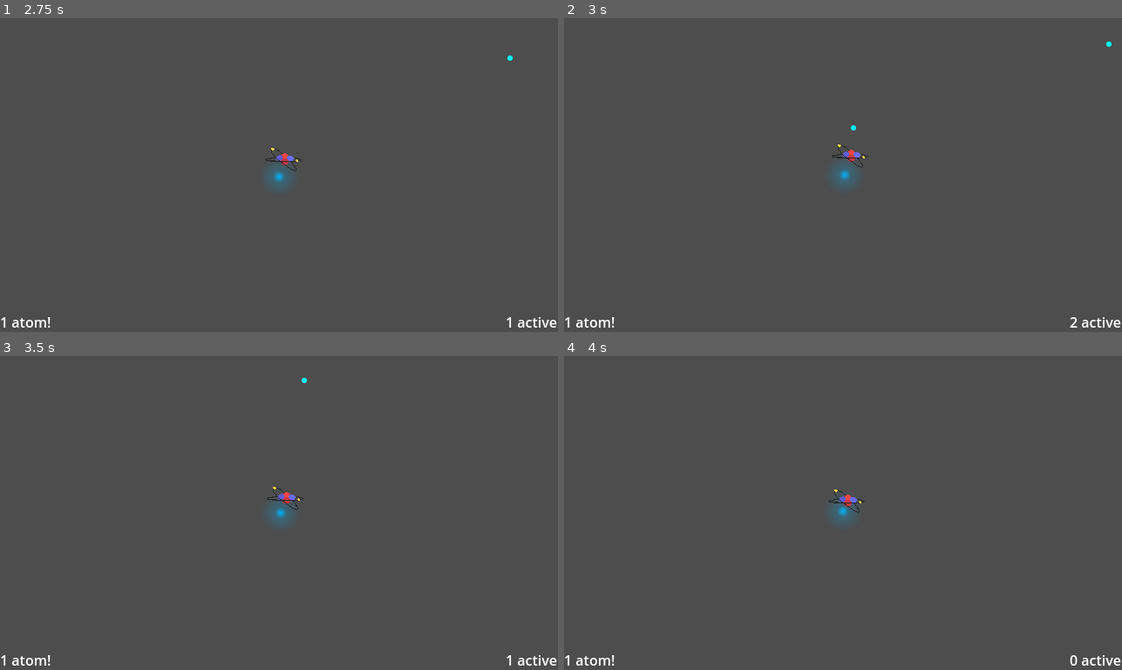
Above: before the commit, frames 1-4 (two rows, left to right).
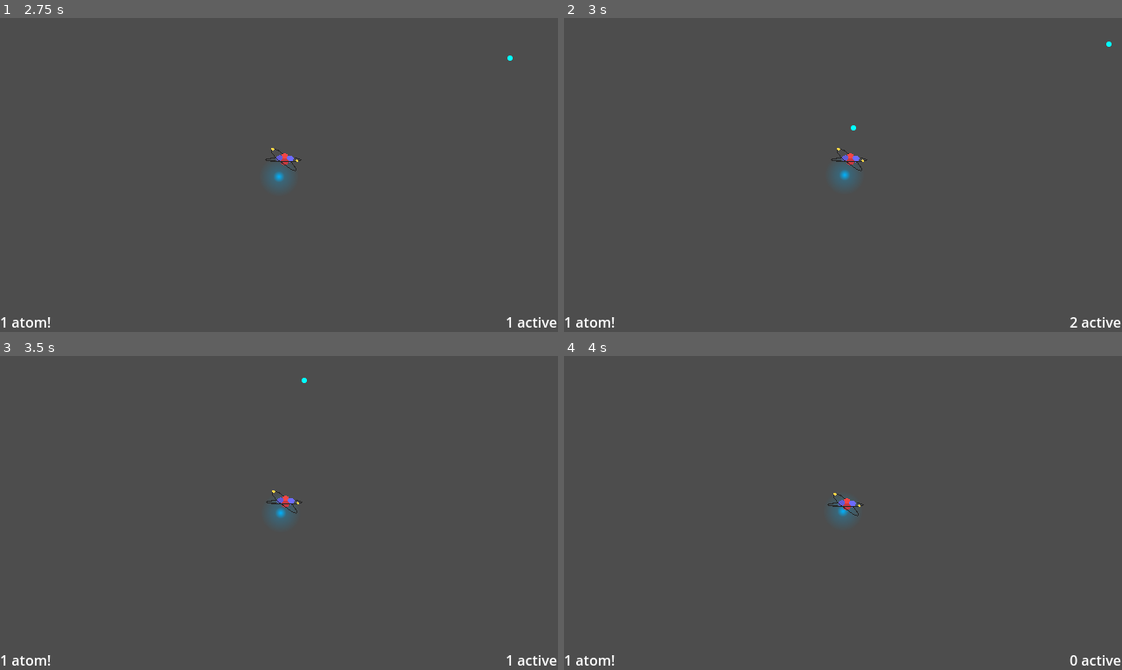
Above: after the commit, the same moments.

Repository: Isaac-SOL/ScaleShmup
Game: Godot game, scene res://scenes/menus/menu.tscn
Same seed, same stepped clock (60 frames per second), same inputs: the game is played once before the commit and once after it.
Inputs (mouse positions are in pixels of both pictures, inside the frame that each line leads up to):
- Up to frame 1 (2.75 s): click "Play" at 0.5 s; tap Enter at 1.25 s; move the mouse to (401, 159) at 1.27 s; press the mouse at (401, 159) at 1.28 s; hold D (right) 1.28-2.03 s; move the mouse to (167, 190) at 2.02 s; release the mouse at (167, 190) at 2.03 s; hold S (down) from 2.03 s (still down); click (167, 190) at 2.1 s
- Up to frame 2 (3 s): move the mouse to (898, 105) at 2.77 s; release S (down) at 2.78 s; press the mouse at (898, 105) at 2.78 s; hold D (right) from 2.78 s (still down)
- Up to frame 3 (3.5 s): keep holding D (right)
- Up to frame 4 (4 s): move the mouse to (815, 575) at 3.52 s; release D (right) at 3.53 s; release the mouse at (815, 575) at 3.53 s; hold W (up) from 3.53 s (still down); click (815, 575) at 3.6 s

Frame 1 is identical in both runs. In frame 2, 0.2% of the frame differs, in the area x 47-55%, y 40-49%; in frame 3, 0.2%; in frame 4, 0.2%.

Commit message:
Adding some animals

Diff:
--- /dev/null
+++ b/objects/animals/human_1.tscn
@@ -0,0 +1,29 @@
+[gd_scene load_steps=4 format=3 uid="uid://btx4vmnuhkadk"]
+
+[ext_resource type="PackedScene" uid="uid://dk1iyi3vx4sgj" path="res://objects/elements/atom_1.tscn" id="1_vyhwe"]
+[ext_resource type="Texture2D" uid="uid://duy5fsmtkgulm" path="res://assets/textures/animals/humain_1.png" id="2_n0acp"]
+
+[sub_resource type="CapsuleShape2D" id="CapsuleShape2D_dwo43"]
+radius = 495.798
+height = 2150.01
+
+[node name="human_1" instance=ExtResource("1_vyhwe")]
+size = 85
+hp = 700
+
+[node name="Shadow" parent="." index="0"]
+scale = Vector2(53.525, 53.525)
+
+[node name="Sprite2D" parent="." index="1"]
+texture_filter = 1
+position = Vector2(-55, 0)
+scale = Vector2(32, 32)
+texture = ExtResource("2_n0acp")
+
+[node name="CollisionShape2D" parent="." index="2"]
+position = Vector2(-8, 22)
+rotation = 3.14997
+shape = SubResource("CapsuleShape2D_dwo43")
+
+[node name="VisibleOnScreenNotifier2D" parent="." index="3"]
+scale = Vector2(113.495, 109.129)
--- /dev/null
+++ b/objects/animals/human_2.tscn
@@ -0,0 +1,28 @@
+[gd_scene load_steps=4 format=3 uid="uid://dcyaj2alr50xe"]
+
+[ext_resource type="PackedScene" uid="uid://dk1iyi3vx4sgj" path="res://objects/elements/atom_1.tscn" id="1_l2eb7"]
+[ext_resource type="Texture2D" uid="uid://2gkam5scd5ou" path="res://assets/textures/animals/humain_2.png" id="2_qmx3p"]
+
+[sub_resource type="CapsuleShape2D" id="CapsuleShape2D_krhqh"]
+radius = 615.557
+height = 2662.95
+
+[node name="human_2" instance=ExtResource("1_l2eb7")]
+size = 85
+hp = 700
+
+[node name="Shadow" parent="." index="0"]
+scale = Vector2(66.49, 66.49)
+
+[node name="Sprite2D" parent="." index="1"]
+position = Vector2(-73, 48)
+scale = Vector2(32, 32)
+texture = ExtResource("2_qmx3p")
+
+[node name="CollisionShape2D" parent="." index="2"]
+position = Vector2(-41, 14)
+rotation = 3.09539
+shape = SubResource("CapsuleShape2D_krhqh")
+
+[node name="VisibleOnScreenNotifier2D" parent="." index="3"]
+scale = Vector2(139.995, 134.611)
--- /dev/null
+++ b/objects/animals/pinpin_1.tscn
@@ -0,0 +1,38 @@
+[gd_scene load_steps=5 format=3 uid="uid://c2rv2i4um7l80"]
+
+[ext_resource type="PackedScene" uid="uid://dk1iyi3vx4sgj" path="res://objects/elements/atom_1.tscn" id="1_7f6sh"]
+[ext_resource type="Texture2D" uid="uid://c2y1epa37fc5" path="res://assets/textures/animals/pinpin_3.png" id="2_s4cnx"]
+
+[sub_resource type="CapsuleShape2D" id="CapsuleShape2D_kc03t"]
+radius = 244.078
+height = 780.184
+
+[sub_resource type="CapsuleShape2D" id="CapsuleShape2D_ob35r"]
+radius = 92.9333
+height = 258.005
+
+[node name="pinpin_1" instance=ExtResource("1_7f6sh")]
+size = 64
+hp = 500
+
+[node name="Shadow" parent="." index="0"]
+scale = Vector2(21.15, 21.15)
+
+[node name="Sprite2D" parent="." index="1"]
+texture_filter = 1
+position = Vector2(-2, -36)
+scale = Vector2(28, 28)
+texture = ExtResource("2_s4cnx")
+
+[node name="CollisionShape2D" parent="." index="2"]
+position = Vector2(-1, 35)
+rotation = 1.58279
+shape = SubResource("CapsuleShape2D_kc03t")
+
+[node name="CollisionShape2D2" type="CollisionShape2D" parent="." index="3"]
+position = Vector2(-161, -259)
+rotation = 1.58279
+shape = SubResource("CapsuleShape2D_ob35r")
+
+[node name="VisibleOnScreenNotifier2D" parent="." index="4"]
+scale = Vector2(44.245, 42.543)
--- a/objects/elements/atom_1.tscn
+++ b/objects/elements/atom_1.tscn
@@ -15,8 +15,8 @@
 fill_to = Vector2(0.5, 0)
 
 [sub_resource type="CapsuleShape2D" id="CapsuleShape2D_fdnrd"]
-radius = 12.649
-height = 46.8155
+radius = 10.4399
+height = 46.1723
 
 [node name="Atom" type="Area2D"]
 collision_layer = 4
@@ -37,7 +37,7 @@
 
 [node name="CollisionShape2D" type="CollisionShape2D" parent="."]
 position = Vector2(-1, 1)
-rotation = 1.87151
+rotation = 1.86584
 shape = SubResource("CapsuleShape2D_fdnrd")
 
 [node name="VisibleOnScreenNotifier2D" type="VisibleOnScreenNotifier2D" parent="."]
